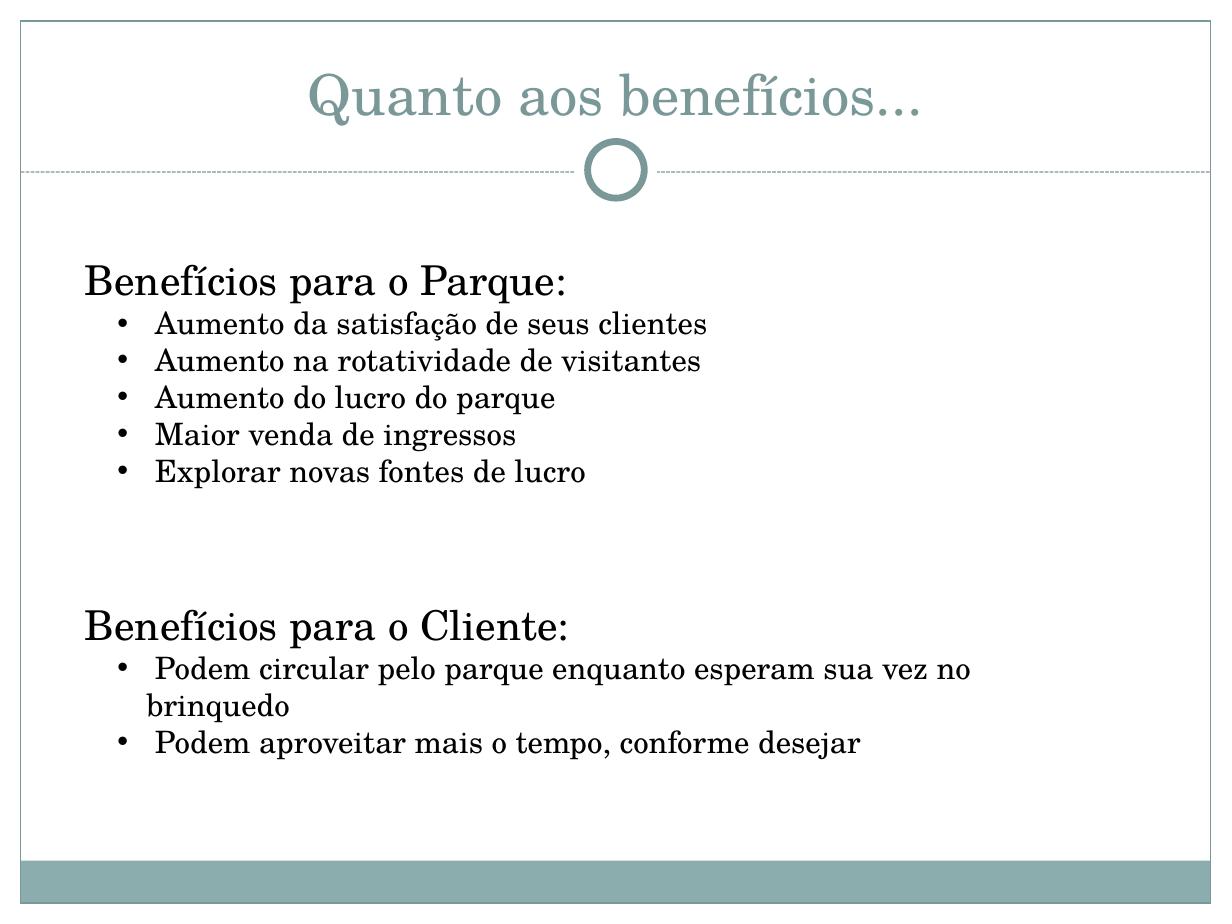
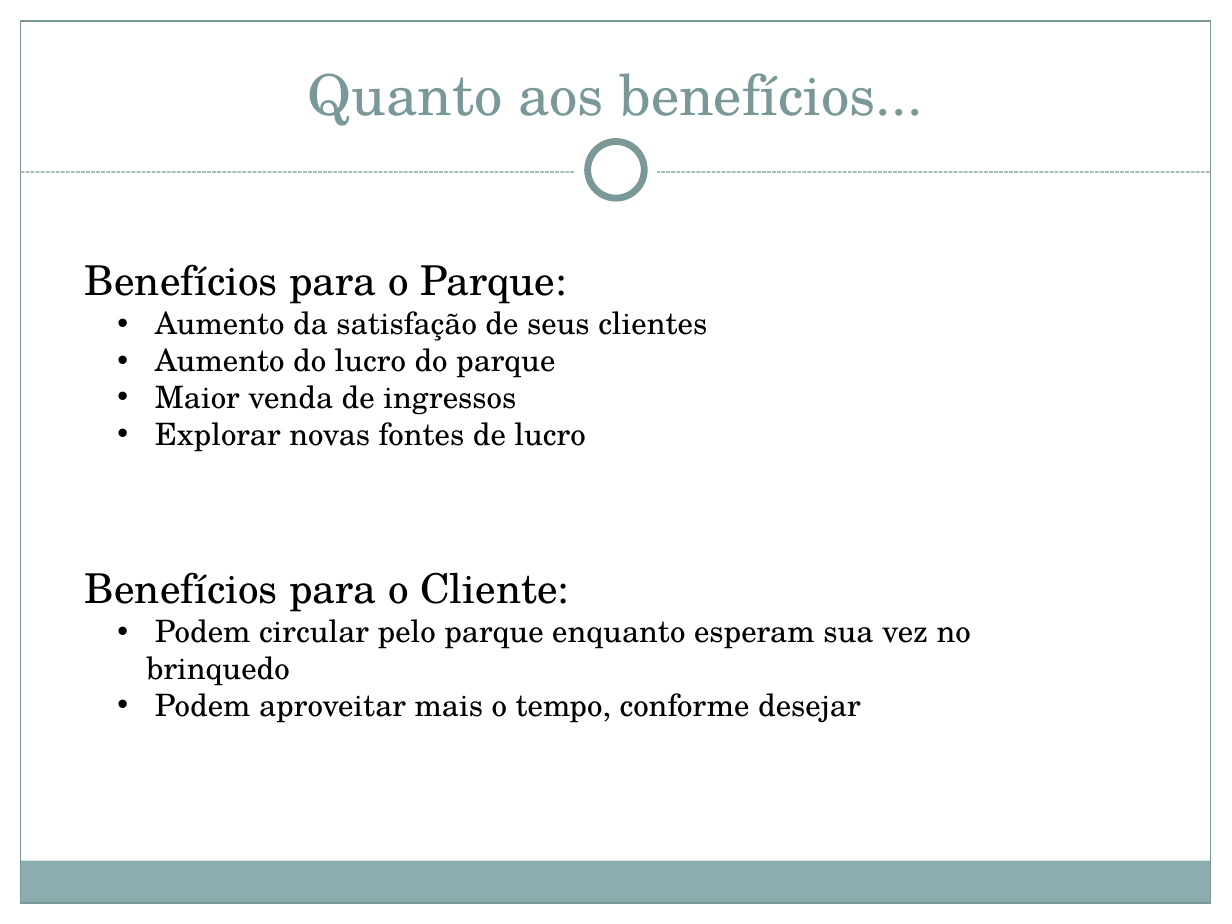
Before and after one commit to herberton/projetof1, a slide deck: slide 8 of wiki/Apresentação/Apresentação Final.pptx (slide 5 before the commit). Drawn at 1232x924 pixels with LibreOffice and Linux fonts; fonts in the diff are those of the drawing. Boxes give left, top, right and bottom in pixels: in the first picture for what was removed or moved away, otherwise in the second. Text is boxed around its words. In the diff, an @@ line names an element or a change of style, - is before the commit and + after.

```diff
--- a/wiki/Apresentação/Apresentação Final.pptx
+++ b/wiki/Apresentação/Apresentação Final.pptx
@@ text at (155,348,701,372): paragraph removed @@
-  • Aumento na rotatividade de visitantes
```
Also in this commit, not shown: 5 other slides changed, 5 slides added.
